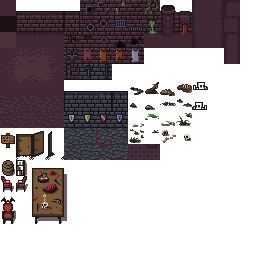
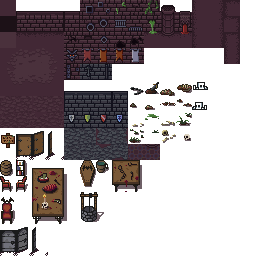
Before/after of a w=256, h=256 layered artwork. What changed in the layer stack:
painted on "Background" over <box>0,160,140,256</box>
painted on "Shadows" over <box>3,165,142,223</box>
